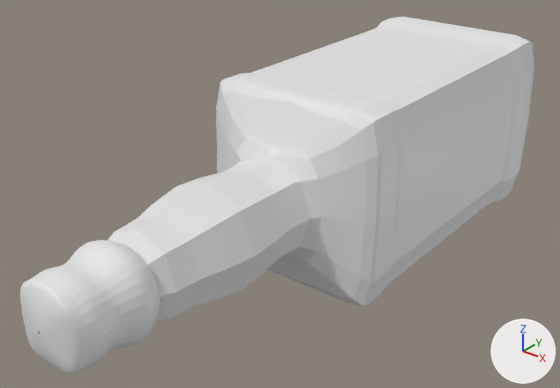
The OBJ model src/models/whisky.obj: old version first, new version second.
Before and after are seen from a 50 mm camera at (-3.469, -2.274, 0.321) aimed at (-3.857, -1.788, 0.02). Every picture has the same lights, and +X, +Y and +Z are marked at lower right. Materials are left out; every surface is plain grey. Where no turn or scale is listed for an object, it has been applied to the vertices.

Names of what the first picture shows: 'whisky'.
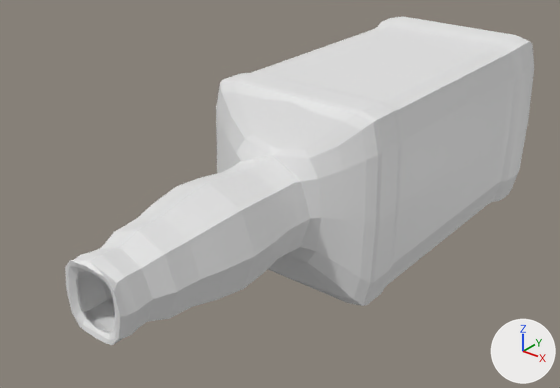
The newer file is also rescaled (x1.14), turned or shifted as a whole; pictures and numbers use the older file's frame.

The change, as a list of edits to the scene's bpy script:
```text
Change me_whisky:
    where me_whisky.from_pydata(...)  # 7126 vertices, 7124 faces; spans x -3.933..-3.751, y -2.053..-1.489, z -0.064..0.118
    used by ob_whisky; location = (0.0, 0.0, 0.0)
    me_whisky part 1: the loose piece of 4656 vertices spanning x -3.878..-3.803, y -2.053..-1.978, z -0.012..0.064 is deleted
```

Changed parts and their boxes [x1, y1, x2, y2] in the pictures (560 x 388 px):
'whisky', reshaped (9% narrower, 8% shorter)
    before: [20, 17, 534, 375]
    after: [65, 17, 534, 345]
part 1 of me_whisky, deleted
    before: [20, 240, 160, 375]
